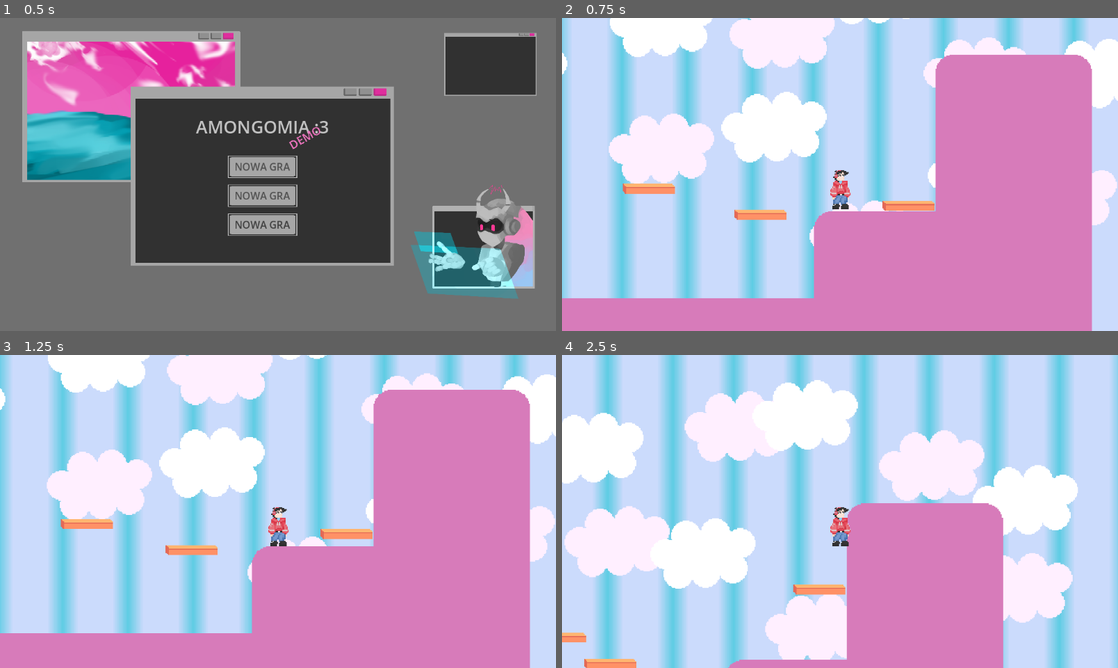
Above: before the commit, frames 1-4 (two rows, left to right).
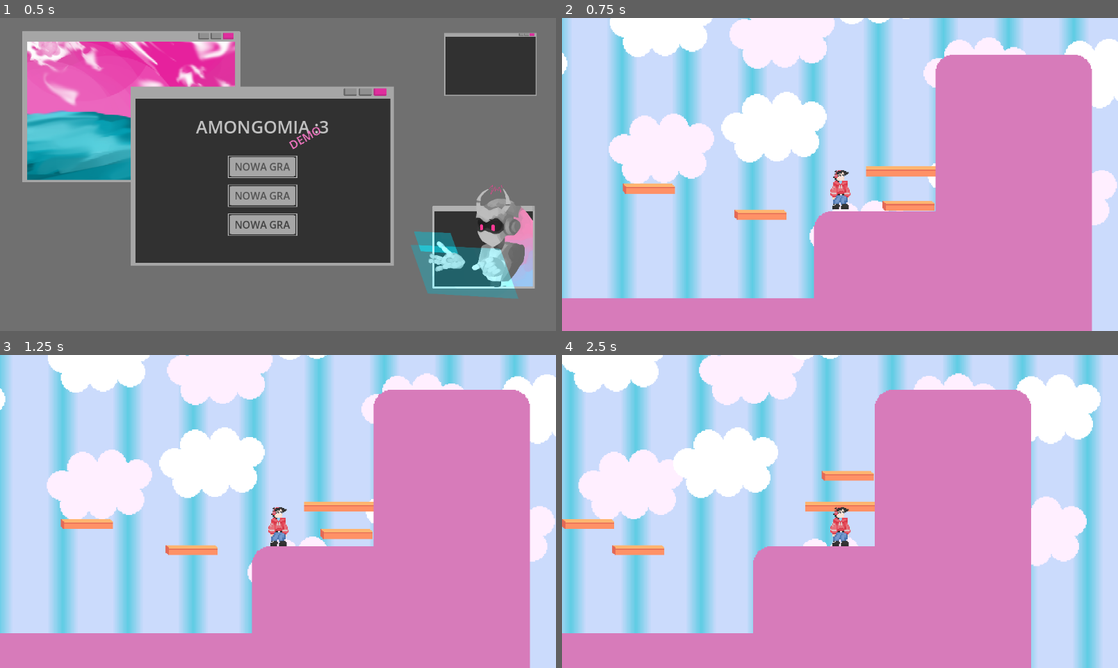
Above: after the commit, the same moments.

Repository: m-suj/Calico-Godot-Game-Project
Game: Godot game, scene res://scenes/main_menu.tscn
Two runs of this game, one before a commit and one after it. Both use one fixed random seed, a clock stepped at 60 frames per second and the inputs below.
Inputs:
- Up to frame 1 (0.5 s): no input
- Up to frame 2 (0.75 s): click "NOWA GRA" at 0.5 s
- Up to frame 3 (1.25 s): no input
- Up to frame 4 (2.5 s): hold D (move_right) 1.28-2.03 s; hold E (interact) 1.28-2.03 s; tap Space (jump) at 1.52, 2.27 s; hold S (move_down) from 2.03 s (still down); tap E (interact) at 2.1 s

Frame 1 is identical in both runs. In frame 2, 0.4% of the frame differs, in the area x 54-68%, y 47-51%; in frame 3, 0.4%; in frame 4, 72%, in the area x 0-100%, y 0-100%.

Commit message:
naprawiłem ruchomą platformę góra-dół w przypadku kolizji z graczem - wersja zachowania platformy do ustalenia, to jako przykład

Diff:
--- a/scenes/level-test-2D/level_test.tscn
+++ b/scenes/level-test-2D/level_test.tscn
@@ -11,6 +11,7 @@
 [ext_resource type="PackedScene" uid="uid://di3xy0ormero1" path="res://scenes/level-test-2D/checkpoint.tscn" id="7_35qwj"]
 [ext_resource type="PackedScene" uid="uid://bv7s53brwi6v6" path="res://scenes/level-test-2D/moving_platform.tscn" id="7_c57ln"]
 [ext_resource type="PackedScene" uid="uid://boonyp0f2b7qx" path="res://scenes/level-test-2D/transition_screen.tscn" id="8_ex53e"]
+[ext_resource type="Script" path="res://scenes/level-test-2D/moving_platform.gd" id="9_un70o"]
 
 [sub_resource type="RectangleShape2D" id="RectangleShape2D_n2a6c"]
 size = Vector2(512, 92)
@@ -116,6 +117,9 @@
 "move3_vertical": SubResource("Animation_gomup")
 }
 
+[sub_resource type="RectangleShape2D" id="RectangleShape2D_1ovqi"]
+size = Vector2(46, 4)
+
 [node name="Level_1" type="Node"]
 
 [node name="Environment" type="Node" parent="."]
@@ -131,7 +135,7 @@
 [node name="PhysicsLayer" type="TileMapLayer" parent="Environment"]
 z_index = 1
 texture_filter = 1
-tile_map_data = PackedByteArray("AAAZAB8AAAAAAAAAAAAbAB8AAAA …(28863 unchanged characters)… AAAAIAAACDABsAAAABAAIAAACEABsAAAACAAIAAAA=")
+tile_map_data = PackedByteArray("AAAZAB8AAAAAAAAAAAAbAB8AAAA …(28863 unchanged characters)… AAAAIAAACDABsAAAABAAIAAACEABsAAAACAAIAAACQABoAAAABAAIAAACRABoAAAABAAIAAACSABoAAAABAAIAAACTABoAAAABAAIAAAA=")
 tile_set = ExtResource("3_kohj3")
 
 [node name="Killzones" type="Node" parent="Environment"]
@@ -195,12 +199,19 @@
 
 [node name="MPVertical" parent="Environment/MovingPlatforms" instance=ExtResource("7_c57ln")]
 position = Vector2(1760, 472)
+script = ExtResource("9_un70o")
 
 [node name="AnimationPlayer" type="AnimationPlayer" parent="Environment/MovingPlatforms/MPVertical"]
 libraries = {
 "": SubResource("AnimationLibrary_vtn1g")
 }
 autoplay = "move3_vertical"
+
+[node name="Area2D" type="Area2D" parent="Environment/MovingPlatforms/MPVertical"]
+
+[node name="CollisionShape2D" type="CollisionShape2D" parent="Environment/MovingPlatforms/MPVertical/Area2D"]
+position = Vector2(0, 1)
+shape = SubResource("RectangleShape2D_1ovqi")
 
 [node name="LevelManager" parent="." instance=ExtResource("6_fhxom")]
 
@@ -216,4 +227,5 @@
 zoom = Vector2(2.25, 2.25)
 limit_bottom = 672
 
+[connection signal="body_entered" from="Environment/MovingPlatforms/MPVertical/Area2D" to="Environment/MovingPlatforms/MPVertical" method="_on_body_entered"]
 [connection signal="transition_finished" from="LevelManager/TransitionScreen" to="LevelManager" method="_on_transition_finished"]
--- /dev/null
+++ b/scenes/level-test-2D/moving_platform.gd
@@ -0,0 +1,10 @@
+extends AnimatableBody2D
+
+
+@onready var area_2d: Area2D = $Area2D
+@onready var animation_player: AnimationPlayer = $AnimationPlayer
+
+
+func _on_body_entered(body: Node2D) -> void:
+	if body is Player2D:
+		animation_player.play("move3_vertical")
--- a/scenes/level-test-2D/moving_platform.tscn
+++ b/scenes/level-test-2D/moving_platform.tscn
@@ -12,6 +12,6 @@
 position = Vector2(-1, -4.5)
 texture = ExtResource("1_wkayy")
 
-[node name="CollisionShape2D" type="CollisionShape2D" parent="."]
+[node name="CollisionShape2D2" type="CollisionShape2D" parent="."]
 position = Vector2(0, -3.5)
 shape = SubResource("RectangleShape2D_8q1gr")
Not shown: 1 places in scenes/level-test-2D/level_test.tscn that only renumber resources
